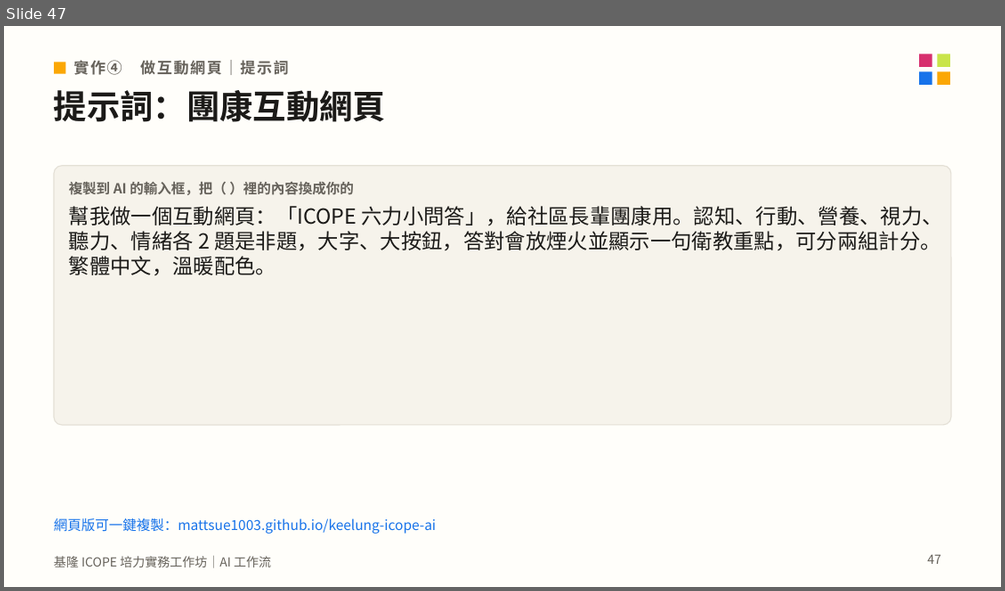
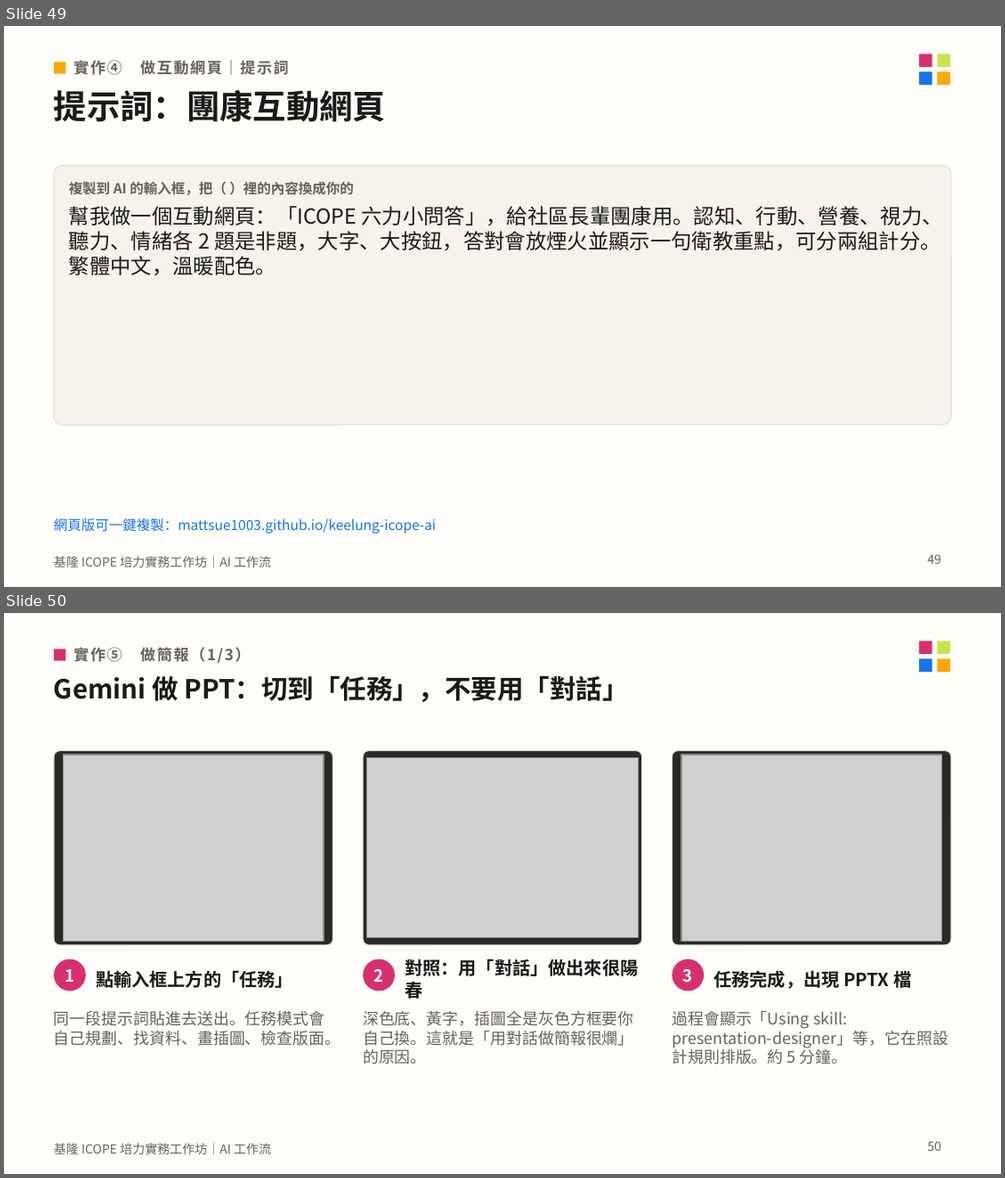
Before and after one commit to mattsue1003/keelung-icope-ai, a slide deck: 基隆ICOPE_AI工作坊_講義.pptx. Shown one above the other, each under a label of ours: slide 47 before the commit, slides 49 and 50 after it. The pictures are 1005x591 and 1005x1178 pixels, drawn with LibreOffice and Linux fonts; fonts in the diff are those of the drawing; grey boxes stand for pictures. Boxes give left, top, right and bottom in pixels: in the first picture for what was removed or moved away, otherwise in the second. Text is boxed around its words. In the diff, an @@ line names an element or a change of style, - is before the commit and + after.

```diff
--- a/基隆ICOPE_AI工作坊_講義.pptx
+++ b/基隆ICOPE_AI工作坊_講義.pptx
@@ slide 50 added at bbox=[4, 613, 1001, 1174], background #FFFEFA; not listed: 5 template elements that a slide beside it also shows @@
@@ rectangle added at bbox=[54, 649, 65, 661], fill #D7306E @@
@@ text added at bbox=[73, 647, 251, 663], 11 pt, text #66625B, bold @@
+實作⑤ 做簡報（1/3）
@@ text added at bbox=[54, 676, 628, 702], 19 pt, text #1B1A18, bold @@
+Gemini 做 PPT：切到「任務」，不要用「對話」
@@ rounded rectangle added at bbox=[54, 751, 333, 945], fill #2A2925, outline #E4E0D6 0.75 pt @@
@@ picture added at bbox=[63, 755, 323, 941] @@
@@ rounded rectangle added at bbox=[363, 751, 642, 945], fill #2A2925, outline #E4E0D6 0.75 pt @@
@@ picture added at bbox=[367, 757, 638, 937] @@
@@ rounded rectangle added at bbox=[672, 751, 951, 945], fill #2A2925, outline #E4E0D6 0.75 pt @@
@@ picture added at bbox=[680, 755, 941, 941] @@
@@ ellipse added at bbox=[54, 959, 86, 990], fill #D7306E @@
@@ ellipse added at bbox=[363, 959, 395, 990], fill #D7306E @@
@@ text added at bbox=[404, 958, 638, 998], 13 pt, text #1B1A18, bold @@
+對照：用「對話」做出來很陽春
@@ ellipse added at bbox=[672, 959, 704, 990], fill #D7306E @@
@@ text added at bbox=[65, 969, 74, 981], 12 pt, text #FFFFFF, bold @@
+1
@@ text added at bbox=[96, 970, 293, 988], 13 pt, text #1B1A18, bold @@
+點輸入框上方的「任務」
@@ text added at bbox=[374, 969, 384, 981], 12 pt, text #FFFFFF, bold @@
+2
@@ text added at bbox=[683, 969, 693, 982], 12 pt, text #FFFFFF, bold @@
+3
@@ text added at bbox=[713, 967, 911, 991], 13 pt, text #1B1A18, bold @@
+任務完成，出現 PPTX 檔
@@ text added at bbox=[54, 1011, 341, 1046], 11.5 pt, text #66625B @@
+同一段提示詞貼進去送出。任務模式會自己規劃、找資料、畫插圖、檢查版面。
@@ text added at bbox=[363, 1011, 634, 1064], 11.5 pt, text #66625B @@
+深色底、黃字，插圖全是灰色方框要你自己換。這就是「用對話做簡報很爛」的原因。
@@ text added at bbox=[672, 1011, 948, 1064], 11.5 pt, text #66625B @@
+過程會顯示「Using skill: presentation-designer」等，它在照設計規則排版。約 5 分鐘。
@@ page number added at bbox=[927, 1141, 941, 1151], 9 pt, text #66625B @@
+50
@@ what was slide 47 is now slide 49 @@
@@ page number at bbox=[927, 554, 941, 564]: text changed @@
-47
+49
```
Also in this commit, not shown: 3 slides changed, 12 other slides added, 1 slide removed, 39 other files.
